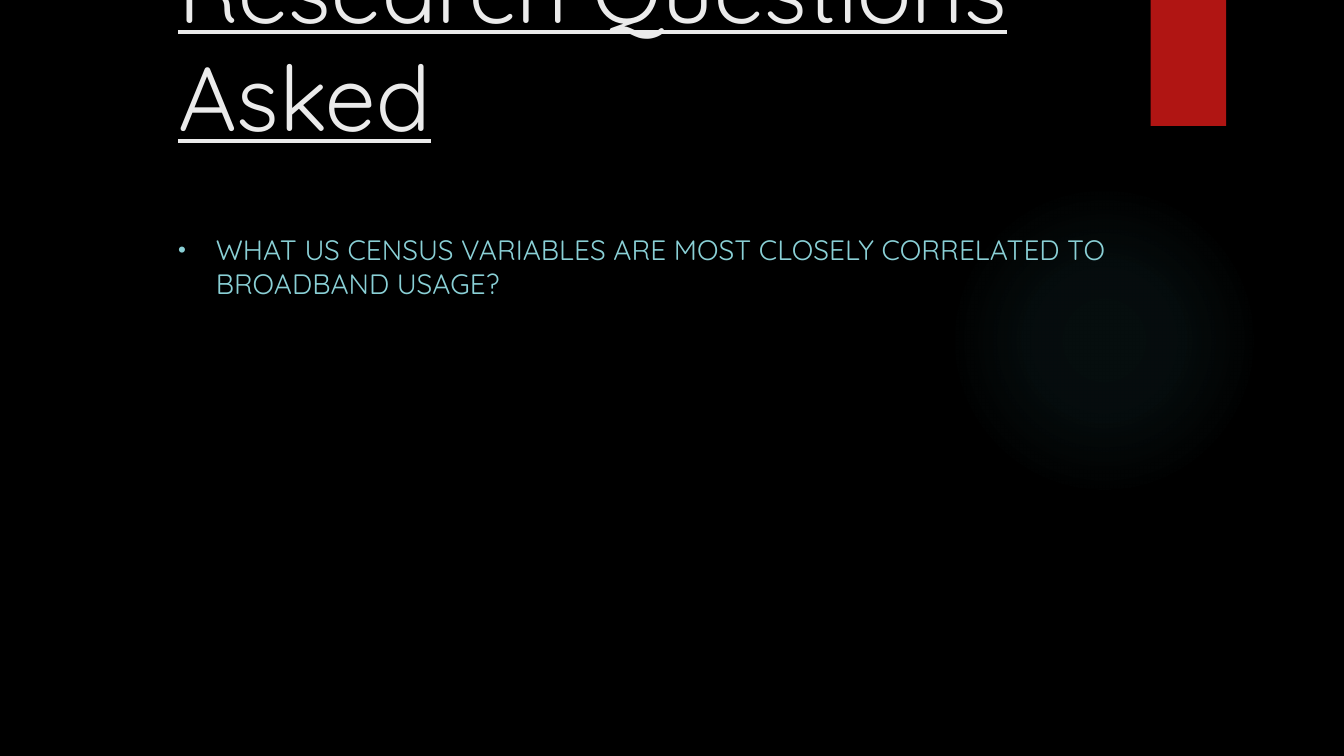
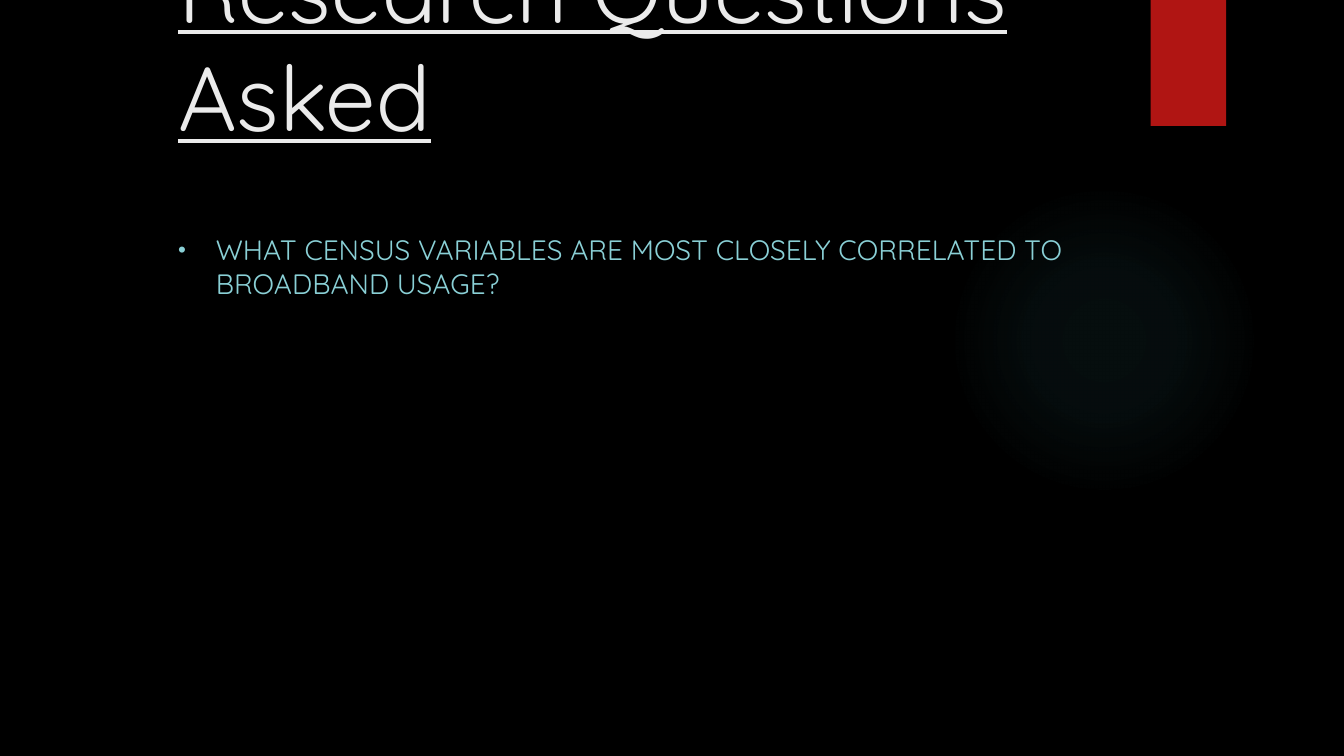
Before and after one commit to Falcon-d/Project-1-Broadband-Access, a slide deck: slide 4 of Project 1 Deck.pptx. Drawn at 1344x756 pixels with LibreOffice and Linux fonts; fonts in the diff are those of the drawing; background and template pictures are left out. Boxes give left, top, right and bottom in pixels: in the first picture for what was removed or moved away, otherwise in the second. Text is boxed around its words. In the diff, an @@ line names an element or a change of style, - is before the commit and + after.

```diff
--- a/Project 1 Deck.pptx
+++ b/Project 1 Deck.pptx
@@ subtitle at [216, 240, 1062, 295]: text changed @@
-• WHAT US CENSUS VARIABLES ARE MOST CLOSELY CORRELATED TO BROADBAND USAGE?
+• WHAT CENSUS VARIABLES ARE MOST CLOSELY CORRELATED TO BROADBAND USAGE?
```
Also in this commit, not shown: 4 other slides changed, 9 slides added.
